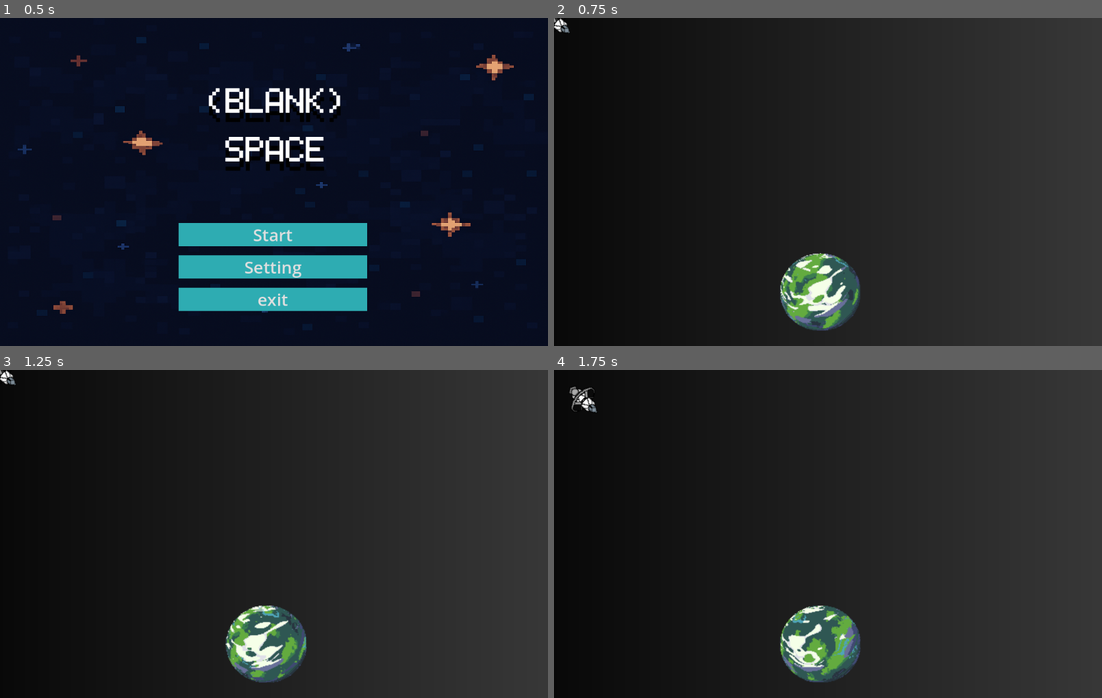
Above: before the commit, frames 1-4 (two rows, left to right).
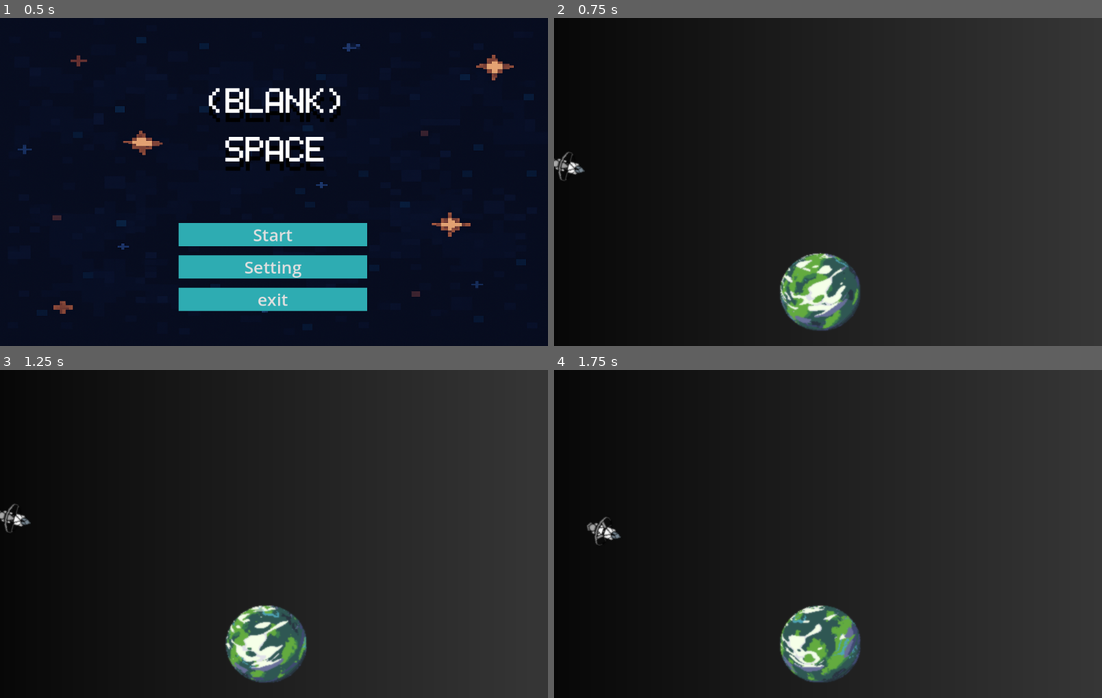
Above: after the commit, the same moments.

Repository: adamsutan/project-space-game
Game: Godot game, scene res://main menu.tscn
Same seed, same stepped clock (60 frames per second), same inputs: the game is played once before the commit and once after it.
Inputs (mouse positions are in pixels of both pictures, inside the frame that each line leads up to):
- Up to frame 1 (0.5 s): no input
- Up to frame 2 (0.75 s): click "Start" at 0.5 s
- Up to frame 3 (1.25 s): no input
- Up to frame 4 (1.75 s): move the mouse to (800, 599) at 1.27 s; hold W (thrust_forward) from 1.28 s (still down); hold Shift (boost) from 1.28 s (still down)

Frame 1 is identical in both runs. In frame 2, 0.3% of the frame differs, in the area x 0-54%, y 0-93%; in frame 3, 0.3%; in frame 4, 0.5%, in the area x 2-55%, y 5-91%.

Commit message:
added pause button. please fix it

Diff:
--- a/bullet.tscn
+++ b/bullet.tscn
@@ -11,11 +11,11 @@
 script = ExtResource("1_v8qja")
 
 [node name="Picbull" type="Sprite2D" parent="."]
-position = Vector2(42, 1)
+position = Vector2(24, 1)
 scale = Vector2(0.5, 0.469)
 texture = ExtResource("1_v7oki")
 
 [node name="CollisionShape2D" type="CollisionShape2D" parent="."]
-position = Vector2(40, 0)
+position = Vector2(22, 0)
 rotation = 1.5707964
 shape = SubResource("CapsuleShape2D_v8qja")
--- a/flying test.tscn
+++ b/flying test.tscn
@@ -1,8 +1,9 @@
-[gd_scene load_steps=62 format=3 uid="uid://bevqeemaas5oi"]
+[gd_scene load_steps=63 format=3 uid="uid://bevqeemaas5oi"]
 
 [ext_resource type="Script" uid="uid://d4gnp6oxmof4r" path="res://node_2d.gd" id="1_2rouq"]
 [ext_resource type="Script" uid="uid://brbn61eds2y68" path="res://ship.gd" id="2_musmr"]
 [ext_resource type="Texture2D" uid="uid://c1bjgetqa20gu" path="res://assets/spaceship/spaceship_new_vertical.png" id="3_olrgg"]
+[ext_resource type="PackedScene" uid="uid://dfrqg1tispa1f" path="res://pause_menu.tscn" id="5_musmr"]
 [ext_resource type="Texture2D" uid="uid://b0us3acdt2jog" path="res://assets/planet/3768899871.png" id="5_olrgg"]
 
 [sub_resource type="AtlasTexture" id="AtlasTexture_musmr"]
@@ -396,7 +397,7 @@
 [sub_resource type="GradientTexture1D" id="GradientTexture1D_bmdv0"]
 gradient = SubResource("Gradient_pe0x1")
 
-[node name="Node2D" type="Node2D"]
+[node name="Gameplay" type="Node2D"]
 script = ExtResource("1_2rouq")
 
 [node name="AnimatedSprite2D" type="AnimatedSprite2D" parent="."]
@@ -407,26 +408,32 @@
 frame_progress = 0.51418
 
 [node name="Ship" type="CharacterBody2D" parent="."]
-position = Vector2(-3, -1)
+position = Vector2(25, 324)
 script = ExtResource("2_musmr")
 
 [node name="AnimatedSprite2D" type="AnimatedSprite2D" parent="Ship"]
-position = Vector2(2.0000076, 3.0000305)
+position = Vector2(-4, 1)
 scale = Vector2(0.9140625, 1.0092592)
 sprite_frames = SubResource("SpriteFrames_bmdv0")
 autoplay = "default"
 frame_progress = 0.6353088
 
 [node name="CollisionShape2D" type="CollisionShape2D" parent="Ship"]
-position = Vector2(8, -1)
+position = Vector2(3, 0)
 rotation = 1.5707964
 shape = SubResource("CapsuleShape2D_olrgg")
 
 [node name="Node2D" type="Node2D" parent="Ship"]
-position = Vector2(56, 3)
+position = Vector2(69, 1)
 
 [node name="Sprite2D" type="Sprite2D" parent="."]
 z_index = -4096
-position = Vector2(538, 402)
+position = Vector2(566, 401)
 scale = Vector2(5.988282, 983.0001)
 texture = SubResource("GradientTexture1D_bmdv0")
+
+[node name="CanvasLayer" type="CanvasLayer" parent="."]
+
+[node name="Pause menu" parent="CanvasLayer" instance=ExtResource("5_musmr")]
+
+[connection signal="visibility_changed" from="CanvasLayer" to="." method="_on_canvas_layer_visibility_changed"]
--- a/main menu.tscn
+++ b/main menu.tscn
@@ -28,6 +28,7 @@
 [sub_resource type="StyleBoxEmpty" id="StyleBoxEmpty_iv0vr"]
 
 [node name="main menu" type="Control"]
+process_mode = 3
 layout_mode = 3
 anchors_preset = 15
 anchor_right = 1.0
--- /dev/null
+++ b/pause_menu.gd
@@ -0,0 +1,45 @@
+extends Control
+
+func _ready() -> void:
+	$AnimationPlayer.play("RESET")
+
+
+func resume():
+	get_tree().paused = false
+	$AnimationPlayer.play_backwards("blur")
+
+func pause():
+	get_tree().paused = true
+	$AnimationPlayer.play("blur")
+
+func testpause():
+	if Input.is_action_just_pressed("pause") and get_tree().paused == false:
+		pause()
+	elif Input.is_action_just_pressed("pause") and get_tree().paused == true:
+		resume()
+
+
+func _on_continue_pressed() -> void:
+	resume()
+
+
+func _on_setting_pressed() -> void:
+	get_tree().change_scene_to_file("res://setting.tscn")
+
+
+func _on_main_menu_pressed() -> void:
+	get_tree().change_scene_to_file("res://main menu.tscn")
+
+
+func _on_quit_pressed() -> void:
+	get_tree().quit()
+
+func _process(delta):
+	testpause()
+
+func _notification(what: int) -> void:
+	match what :
+		Node.NOTIFICATION_PAUSED:
+			hide()
+		Node.NOTIFICATION_UNPAUSED :
+			show()
--- /dev/null
+++ b/pause_menu.tscn
@@ -0,0 +1,221 @@
+[gd_scene load_steps=7 format=3 uid="uid://dfrqg1tispa1f"]
+
+[ext_resource type="Script" uid="uid://c8opihm2dhrbd" path="res://pause_menu.gd" id="1_hdmo1"]
+
+[sub_resource type="Shader" id="Shader_wyi4u"]
+code = "shader_type canvas_item;
+
+uniform sampler2D SCREEN_TEXTURE : hint_screen_texture, filter_linear_mipmap;
+
+uniform float lod : hint_range(0.0, 5) = 0.0;
+
+void fragment() {
+	vec4 color = texture(SCREEN_TEXTURE, SCREEN_UV, lod);
+	COLOR = color;
+}
+"
+
+[sub_resource type="ShaderMaterial" id="ShaderMaterial_hdmo1"]
+shader = SubResource("Shader_wyi4u")
+shader_parameter/lod = 0.5170000245575
+
+[sub_resource type="Animation" id="Animation_nwcfo"]
+resource_name = "blur"
+length = 0.3
+tracks/0/type = "value"
+tracks/0/imported = false
+tracks/0/enabled = true
+tracks/0/path = NodePath("ColorRect:material")
+tracks/0/interp = 1
+tracks/0/loop_wrap = true
+tracks/0/keys = {
+"times": PackedFloat32Array(0.3),
+"transitions": PackedFloat32Array(1),
+"update": 1,
+"values": [SubResource("ShaderMaterial_hdmo1")]
+}
+tracks/1/type = "bezier"
+tracks/1/imported = false
+tracks/1/enabled = true
+tracks/1/path = NodePath("Panel:modulate:r")
+tracks/1/interp = 1
+tracks/1/loop_wrap = true
+tracks/1/keys = {
+"handle_modes": PackedInt32Array(0, 2),
+"points": PackedFloat32Array(1, -0.15, 0, 0.15, 0, 1, -0.050000004, 0, 0, 0),
+"times": PackedFloat32Array(0, 0.3)
+}
+tracks/2/type = "bezier"
+tracks/2/imported = false
+tracks/2/enabled = true
+tracks/2/path = NodePath("Panel:modulate:g")
+tracks/2/interp = 1
+tracks/2/loop_wrap = true
+tracks/2/keys = {
+"handle_modes": PackedInt32Array(0, 2),
+"points": PackedFloat32Array(1, -0.15, 0, 0.15, 0, 1, -0.050000004, 0, 0, 0),
+"times": PackedFloat32Array(0, 0.3)
+}
+tracks/3/type = "bezier"
+tracks/3/imported = false
+tracks/3/enabled = true
+tracks/3/path = NodePath("Panel:modulate:b")
+tracks/3/interp = 1
+tracks/3/loop_wrap = true
+tracks/3/keys = {
+"handle_modes": PackedInt32Array(0, 2),
+"points": PackedFloat32Array(1, -0.15, 0, 0.15, 0, 1, -0.050000004, 0, 0, 0),
+"times": PackedFloat32Array(0, 0.3)
+}
+tracks/4/type = "bezier"
+tracks/4/imported = false
+tracks/4/enabled = true
+tracks/4/path = NodePath("Panel:modulate:a")
+tracks/4/interp = 1
+tracks/4/loop_wrap = true
+tracks/4/keys = {
+"handle_modes": PackedInt32Array(0, 2),
+"points": PackedFloat32Array(0, -0.15, 0, 0.15, 0, 1, -0.050000004, -0.16666667, 0, 0),
+"times": PackedFloat32Array(0, 0.3)
+}
+
+[sub_resource type="Animation" id="Animation_05uyy"]
+length = 0.001
+tracks/0/type = "value"
+tracks/0/imported = false
+tracks/0/enabled = true
+tracks/0/path = NodePath("ColorRect:material")
+tracks/0/interp = 1
+tracks/0/loop_wrap = true
+tracks/0/keys = {
+"times": PackedFloat32Array(0),
+"transitions": PackedFloat32Array(1),
+"update": 1,
+"values": [SubResource("ShaderMaterial_hdmo1")]
+}
+tracks/1/type = "bezier"
+tracks/1/imported = false
+tracks/1/enabled = true
+tracks/1/path = NodePath("Panel:modulate:r")
+tracks/1/interp = 1
+tracks/1/loop_wrap = true
+tracks/1/keys = {
+"handle_modes": PackedInt32Array(0),
+"points": PackedFloat32Array(1, -0.15, 0, 0.15, 0),
+"times": PackedFloat32Array(0)
+}
+tracks/2/type = "bezier"
+tracks/2/imported = false
+tracks/2/enabled = true
+tracks/2/path = NodePath("Panel:modulate:g")
+tracks/2/interp = 1
+tracks/2/loop_wrap = true
+tracks/2/keys = {
+"handle_modes": PackedInt32Array(0),
+"points": PackedFloat32Array(1, -0.15, 0, 0.15, 0),
+"times": PackedFloat32Array(0)
+}
+tracks/3/type = "bezier"
+tracks/3/imported = false
+tracks/3/enabled = true
+tracks/3/path = NodePath("Panel:modulate:b")
+tracks/3/interp = 1
+tracks/3/loop_wrap = true
+tracks/3/keys = {
+"handle_modes": PackedInt32Array(0),
+"points": PackedFloat32Array(1, -0.15, 0, 0.15, 0),
+"times": PackedFloat32Array(0)
+}
+tracks/4/type = "bezier"
+tracks/4/imported = false
+tracks/4/enabled = true
+tracks/4/path = NodePath("Panel:modulate:a")
+tracks/4/interp = 1
+tracks/4/loop_wrap = true
+tracks/4/keys = {
+"handle_modes": PackedInt32Array(0),
+"points": PackedFloat32Array(0, -0.15, 0, 0.15, 0),
+"times": PackedFloat32Array(0)
+}
+
+[sub_resource type="AnimationLibrary" id="AnimationLibrary_05uyy"]
+_data = {
+&"RESET": SubResource("Animation_05uyy"),
+&"blur": SubResource("Animation_nwcfo")
+}
+
+[node name="Pause menu" type="Control"]
+process_mode = 3
+layout_mode = 3
+anchors_preset = 15
+anchor_right = 1.0
+anchor_bottom = 1.0
+grow_horizontal = 2
+grow_vertical = 2
+script = ExtResource("1_hdmo1")
+
+[node name="ColorRect" type="ColorRect" parent="."]
+material = SubResource("ShaderMaterial_hdmo1")
+layout_mode = 1
+anchors_preset = 15
+anchor_right = 1.0
+anchor_bottom = 1.0
+grow_horizontal = 2
+grow_vertical = 2
+
+[node name="Panel" type="Panel" parent="."]
+modulate = Color(1, 1, 1, 0)
+layout_mode = 1
+anchors_preset = -1
+anchor_left = 0.49500003
+anchor_top = 0.564
+anchor_right = 0.5
+anchor_bottom = 0.564
+offset_left = -286.00006
+offset_top = -338.08002
+offset_right = 279.0
+offset_bottom = 246.91998
+
+[node name="VBoxContainer" type="VBoxContainer" parent="Panel"]
+layout_mode = 1
+anchors_preset = 15
+anchor_right = 1.0
+anchor_bottom = 1.0
+offset_left = 1.0
+offset_top = -3.0
+offset_right = 1.0
+offset_bottom = -3.0
+grow_horizontal = 2
+grow_vertical = 2
+theme_override_constants/separation = 50
+
+[node name="Label" type="Label" parent="Panel/VBoxContainer"]
+layout_mode = 2
+size_flags_horizontal = 4
+text = "-paused-"
+
+[node name="Continue" type="Button" parent="Panel/VBoxContainer"]
+layout_mode = 2
+text = "Continue"
+
+[node name="Setting" type="Button" parent="Panel/VBoxContainer"]
+layout_mode = 2
+text = "Setting"
+
+[node name="main menu" type="Button" parent="Panel/VBoxContainer"]
+layout_mode = 2
+text = "Back to main menu"
+
+[node name="quit" type="Button" parent="Panel/VBoxContainer"]
+layout_mode = 2
+text = "Quit"
+
+[node name="AnimationPlayer" type="AnimationPlayer" parent="."]
+libraries = {
+&"": SubResource("AnimationLibrary_05uyy")
+}
+
+[connection signal="pressed" from="Panel/VBoxContainer/Continue" to="." method="_on_continue_pressed"]
+[connection signal="pressed" from="Panel/VBoxContainer/Setting" to="." method="_on_setting_pressed"]
+[connection signal="pressed" from="Panel/VBoxContainer/main menu" to="." method="_on_main_menu_pressed"]
+[connection signal="pressed" from="Panel/VBoxContainer/quit" to="." method="_on_quit_pressed"]
--- a/project.godot
+++ b/project.godot
@@ -69,6 +69,11 @@
 "events": [Object(InputEventMouseButton,"resource_local_to_scene":false,"resource_name":"","device":-1,"window_id":0,"a …(253 unchanged characters)…
 ]
 }
+pause={
+"deadzone": 0.2,
+"events": [Object(InputEventKey,"resource_local_to_scene":false,"resource_name":"","device":0,"window_id":0,"alt_pressed":false,"shift_pressed":false,"ctrl_pressed":false,"meta_pressed":false,"pressed":false,"keycode":0,"physical_keycode":4194305,"key_label":0,"unicode":0,"location":0,"echo":false,"script":null)
+]
+}
 
 [rendering]
 
--- a/setting.tscn
+++ b/setting.tscn
@@ -7,6 +7,7 @@
 bg_color = Color(0.743893, 0.5540598, 0.42297757, 1)
 
 [node name="setting" type="Control"]
+process_mode = 3
 layout_mode = 3
 anchors_preset = 15
 anchor_right = 1.0
Not shown, added: pause_menu.gd.uid
